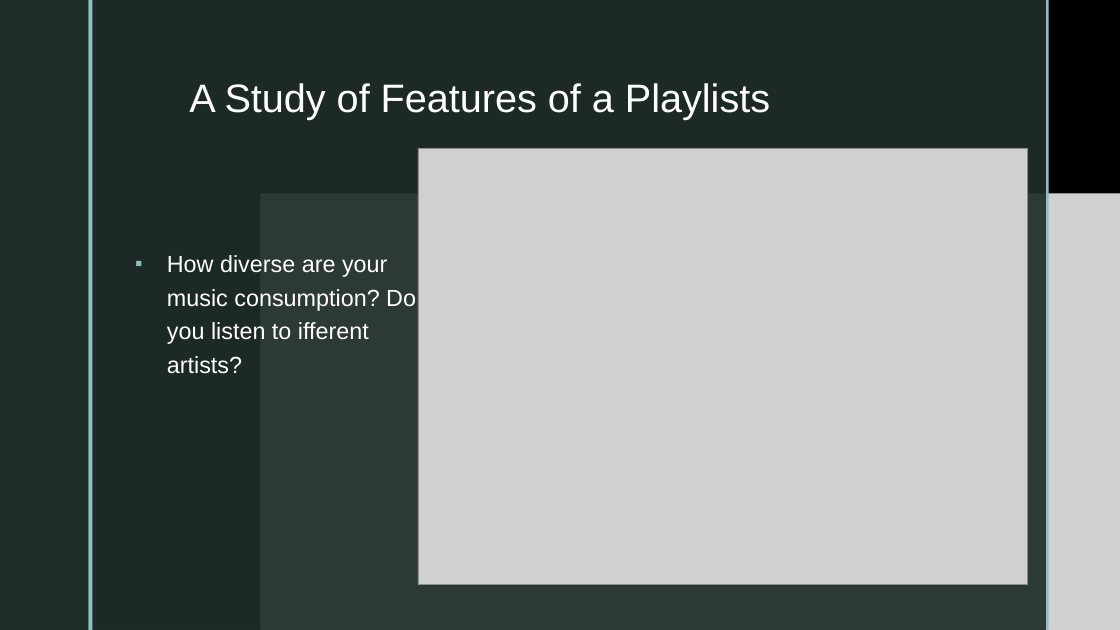
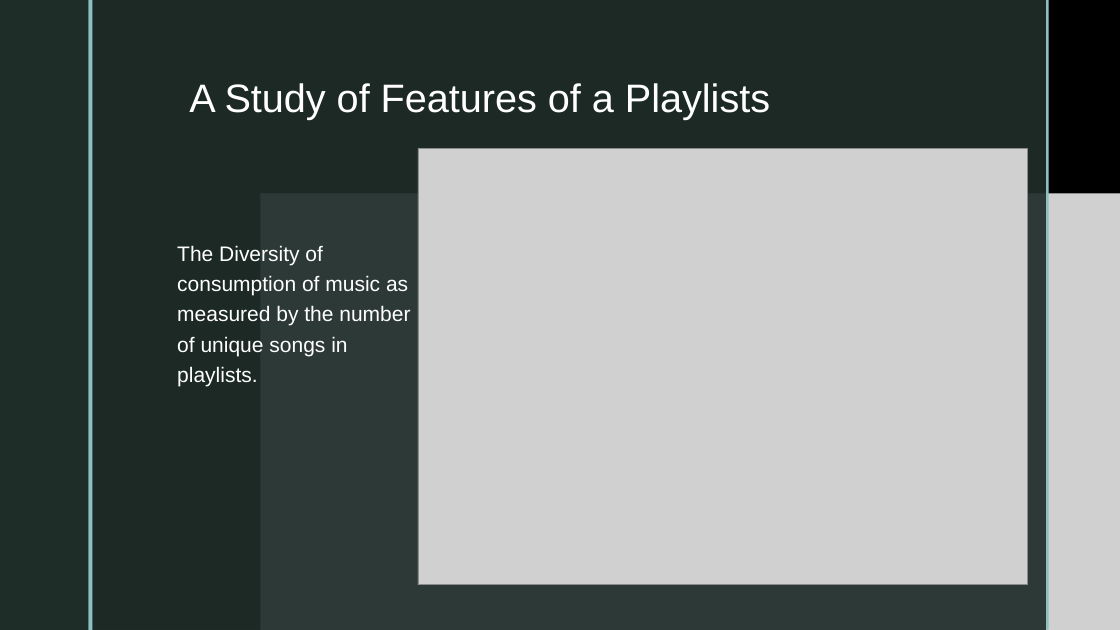
Before and after one commit to qwang27/R_project, a slide deck: slide 7 of Presentation.pptx. Drawn at 1120x630 pixels with LibreOffice and Linux fonts; fonts in the diff are those of the drawing; grey boxes stand for pictures; background and template pictures are left out. Boxes give left, top, right and bottom in pixels: in the first picture for what was removed or moved away, otherwise in the second. Text is boxed around its words. In the diff, an @@ line names an element or a change of style, - is before the commit and + after.

```diff
--- a/Presentation.pptx
+++ b/Presentation.pptx
@@ text at (x1=177, y1=245, x2=410, y2=386): text changed; size 20 to 18 pt @@
-▪ How diverse are your music consumption? Do you listen to ifferent artists?
+  The Diversity of consumption of music as measured by the number of unique songs in playlists.
```
Also in this commit, not shown: 3 other slides changed.
